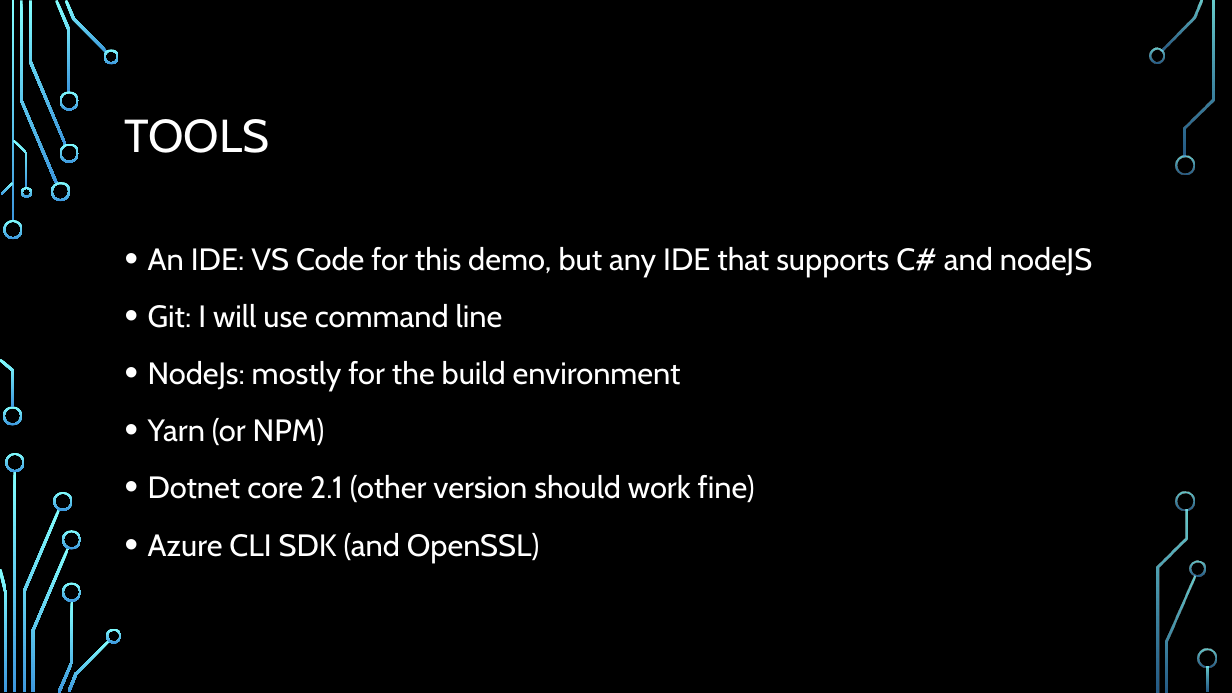
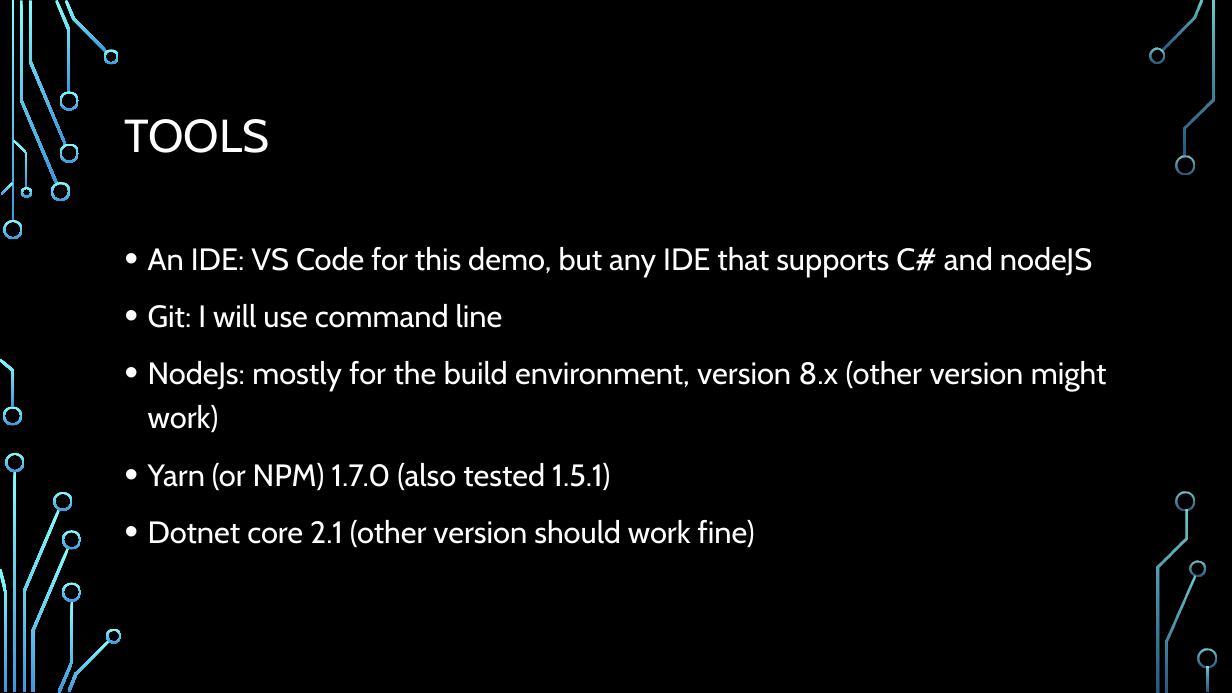
Before and after one commit to CedricAgoda/opensource-ci, a slide deck: slide 4 of Presentation/Full Open-Source CI.pptx (slide 5 before the commit). Drawn at 1232x693 pixels with LibreOffice and Linux fonts; fonts in the diff are those of the drawing; background and template pictures are left out. Boxes give left, top, right and bottom in pixels: in the first picture for what was removed or moved away, otherwise in the second. Text is boxed around its words. In the diff, an @@ line names an element or a change of style, - is before the commit and + after.

Commit message:
Improve Azure script and yaml (#11)
* Improve Azure script and yaml
* Final update of PPT

```diff
--- a/Presentation/Full Open-Source CI.pptx
+++ b/Presentation/Full Open-Source CI.pptx
@@ text at <box>148,361,1107,491</box>: text changed @@
-• NodeJs: mostly for the build environment
-• Yarn (or NPM)
+• NodeJs: mostly for the build environment, version 8.x (other version might work)
+• Yarn (or NPM) 1.7.0 (also tested 1.5.1)
@@ text at <box>148,533,540,562</box>: paragraph removed @@
-• Azure CLI SDK (and OpenSSL)
```
Also in this commit, not shown: 6 other slides changed, 7 slides added, 5 slides removed, 4 other files.
